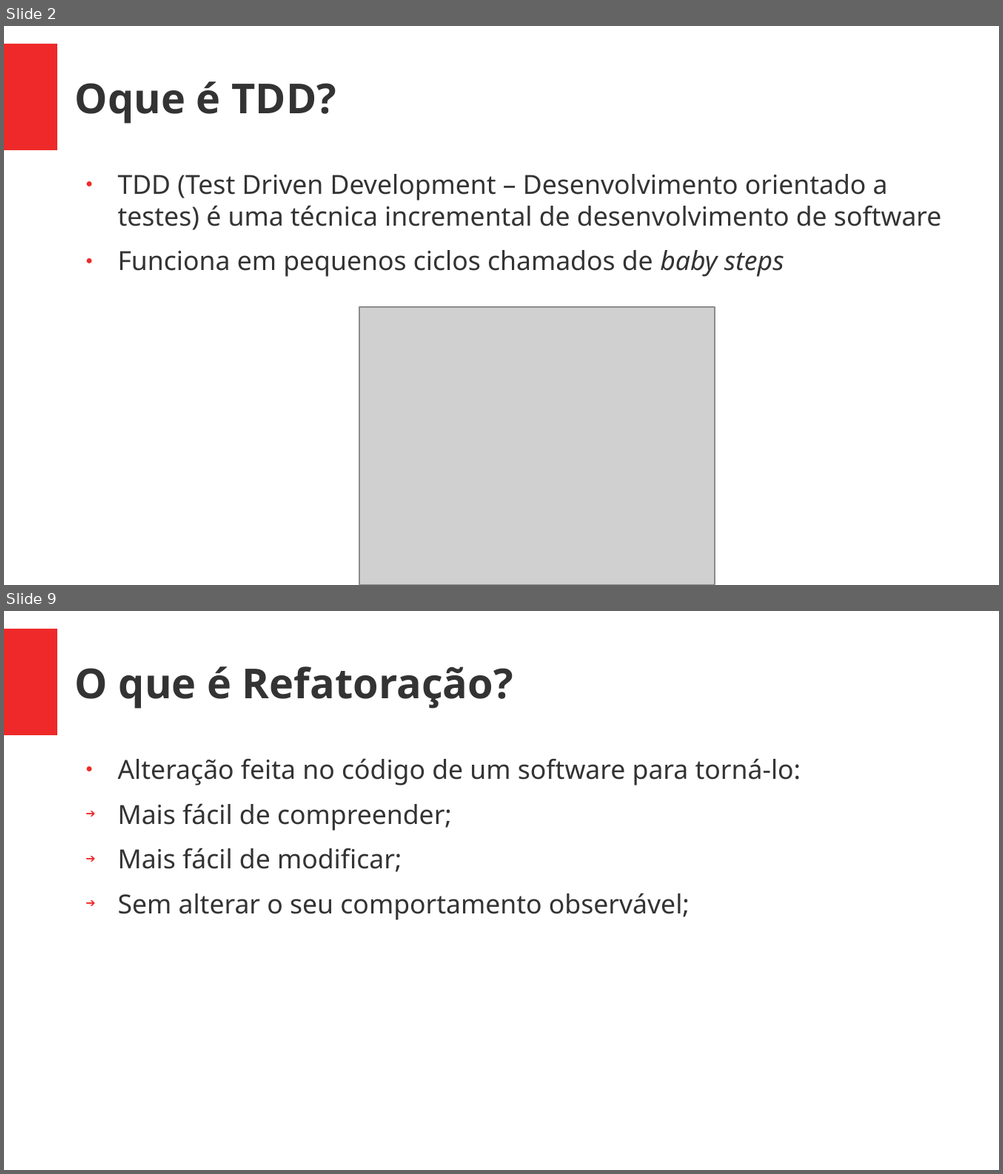
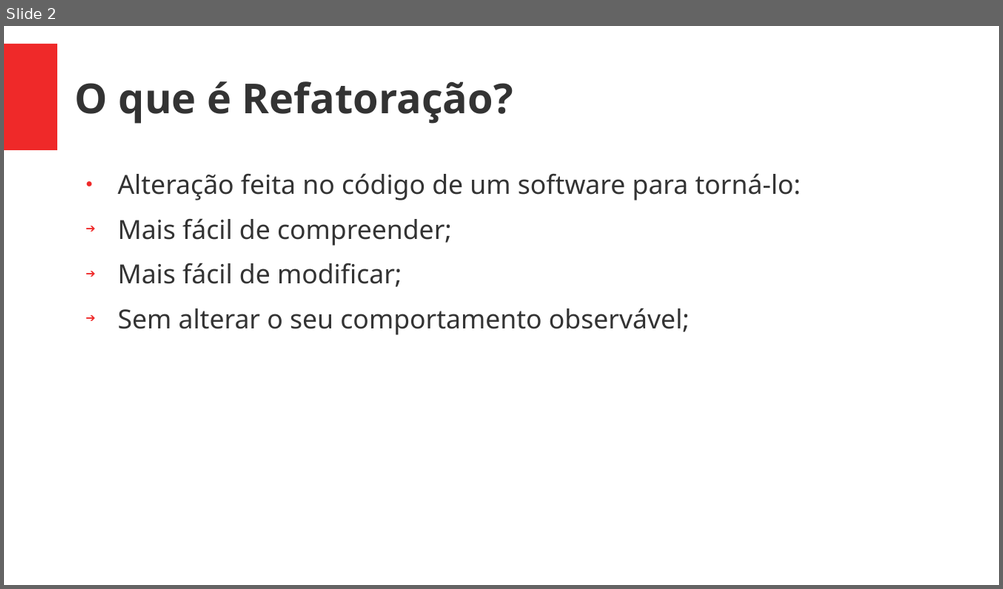
Before and after one commit to Geofisicando/C-orientado-a-testes, a slide deck: slides/refatoracao.pptx. Shown one above the other, each under a label of ours: slides 2 and 9 before the commit, slide 2 after it; the slides between them are not shown. The pictures are 1003x1174 and 1003x589 pixels, drawn with LibreOffice and Linux fonts; fonts in the diff are those of the drawing; grey boxes stand for pictures. Boxes give left, top, right and bottom in pixels: in the first picture for what was removed or moved away, otherwise in the second. Text is boxed around its words. In the diff, an @@ line names an element or a change of style, - is before the commit and + after.

```diff
--- a/slides/refatoracao.pptx
+++ b/slides/refatoracao.pptx
@@ slide 2 removed at <box>4,26,999,585</box>, background #FFFFFF; not listed: 1 template element that a slide beside it also shows @@
@@ text removed at <box>75,82,336,124</box> @@
-Oque é TDD?
@@ text removed at <box>118,174,942,277</box> @@
-● TDD (Test Driven Development – Desenvolvimento orientado a testes) é uma técnica incremental de desenvolvimento de software
-● Funciona em pequenos ciclos chamados de baby steps
@@ picture removed at <box>360,308,715,585</box> @@
@@ what was slide 9 is now slide 2 @@
```
Also in this commit, not shown: 1 slide changed, 6 other slides removed, 5 other files.
